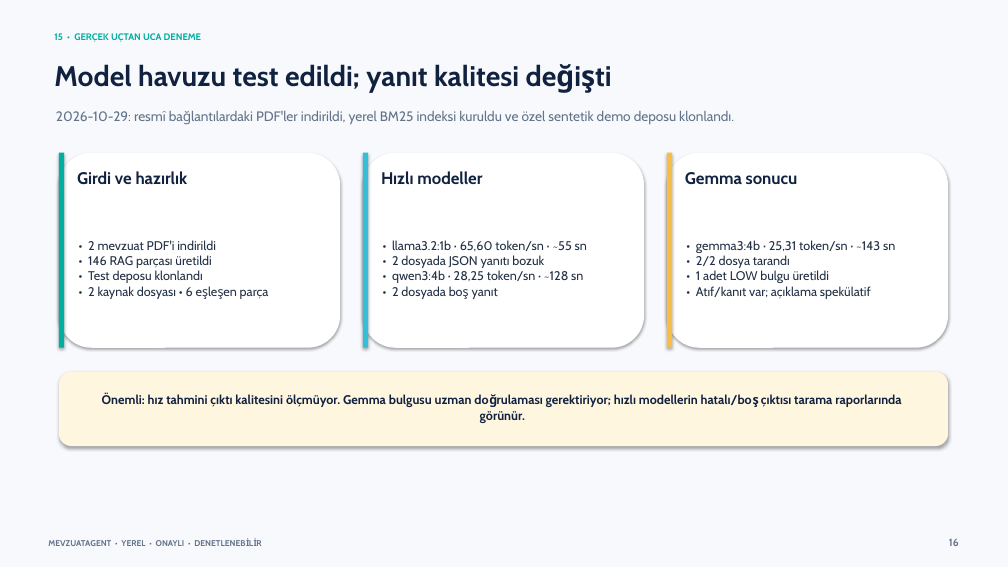
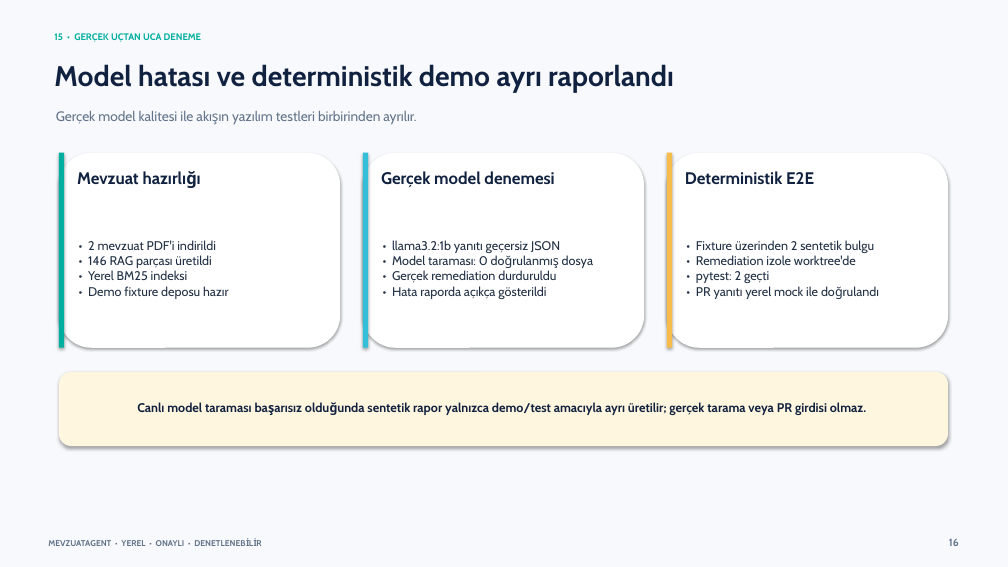
Before and after one commit to mehmetdenizersoy-code/MevzuatAgent, a slide deck: slide 16 of docs/MevzuatAgent_Odev_Sunumu_TR.pptx. Drawn at 1008x567 pixels with LibreOffice and Linux fonts; fonts in the diff are those of the drawing. Boxes give left, top, right and bottom in pixels: in the first picture for what was removed or moved away, otherwise in the second. Text is boxed around its words. In the diff, an @@ line names an element or a change of style, - is before the commit and + after.

```diff
--- a/docs/MevzuatAgent_Odev_Sunumu_TR.pptx
+++ b/docs/MevzuatAgent_Odev_Sunumu_TR.pptx
@@ text at (x1=54, y1=64, x2=674, y2=92): text changed @@
-Model havuzu test edildi; yanıt kalitesi değişti
+Model hatası ve deterministik demo ayrı raporlandı
@@ text at (x1=56, y1=111, x2=416, y2=125): text changed @@
-2026-10-29: resmî bağlantılardaki PDF'ler indirildi, yerel BM25 indeksi kuruldu ve özel sentetik demo deposu klonlandı.
+Gerçek model kalitesi ile akışın yazılım testleri birbirinden ayrılır.
@@ text at (x1=77, y1=172, x2=139, y2=184): text changed @@
-Girdi ve hazırlık
+Mevzuat hazırlığı
@@ text at (x1=381, y1=171, x2=554, y2=187): text changed @@
-Hızlı modeller
+Gerçek model denemesi
@@ text at (x1=685, y1=171, x2=814, y2=185): text changed @@
-Gemma sonucu
+Deterministik E2E
@@ text at (x1=88, y1=240, x2=228, y2=299): text changed @@
-• 2 mevzuat PDF'i indirildi
-• 146 RAG parçası üretildi
-• Test deposu klonlandı
-• 2 kaynak dosyası • 6 eşleşen parça
+• 2 mevzuat PDF'i indirildi
+• 146 RAG parçası üretildi
+• Yerel BM25 indeksi
+• Demo fixture deposu hazır
@@ text at (x1=392, y1=240, x2=593, y2=299): text changed @@
-• llama3.2:1b · 65,60 token/sn · ~55 sn
-• 2 dosyada JSON yanıtı bozuk
-• qwen3:4b · 28,25 token/sn · ~128 sn
-• 2 dosyada boş yanıt
+• llama3.2:1b yanıtı geçersiz JSON
+• Model taraması: 0 doğrulanmış dosya
+• Gerçek remediation durduruldu
+• Hata raporda açıkça gösterildi
@@ text at (x1=696, y1=240, x2=874, y2=299): text changed @@
-• gemma3:4b · 25,31 token/sn · ~143 sn
-• 2/2 dosya tarandı
-• 1 adet LOW bulgu üretildi
-• Atıf/kanıt var; açıklama spekülatif
+• Fixture üzerinden 2 sentetik bulgu
+• Remediation izole worktree'de
+• pytest: 2 geçti
+• PR yanıtı yerel mock ile doğrulandı
@@ text at (x1=137, y1=402, x2=866, y2=415): text changed @@
-Önemli: hız tahmini çıktı kalitesini ölçmüyor. Gemma bulgusu uzman doğrulaması gerektiriyor; hızlı modellerin hatalı/boş çıktısı tarama raporlarında görünür.
+Canlı model taraması başarısız olduğunda sentetik rapor yalnızca demo/test amacıyla ayrı üretilir; gerçek tarama veya PR girdisi olmaz.
```
Also in this commit, not shown: 10 other slides changed, 2 slides added, 10 other files.
